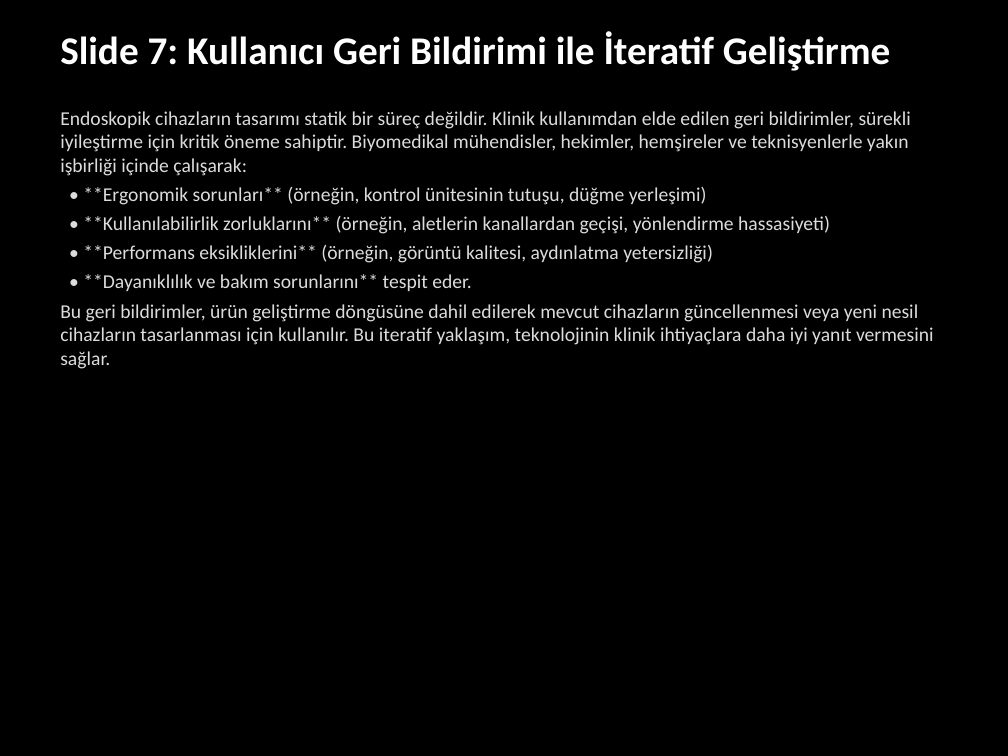
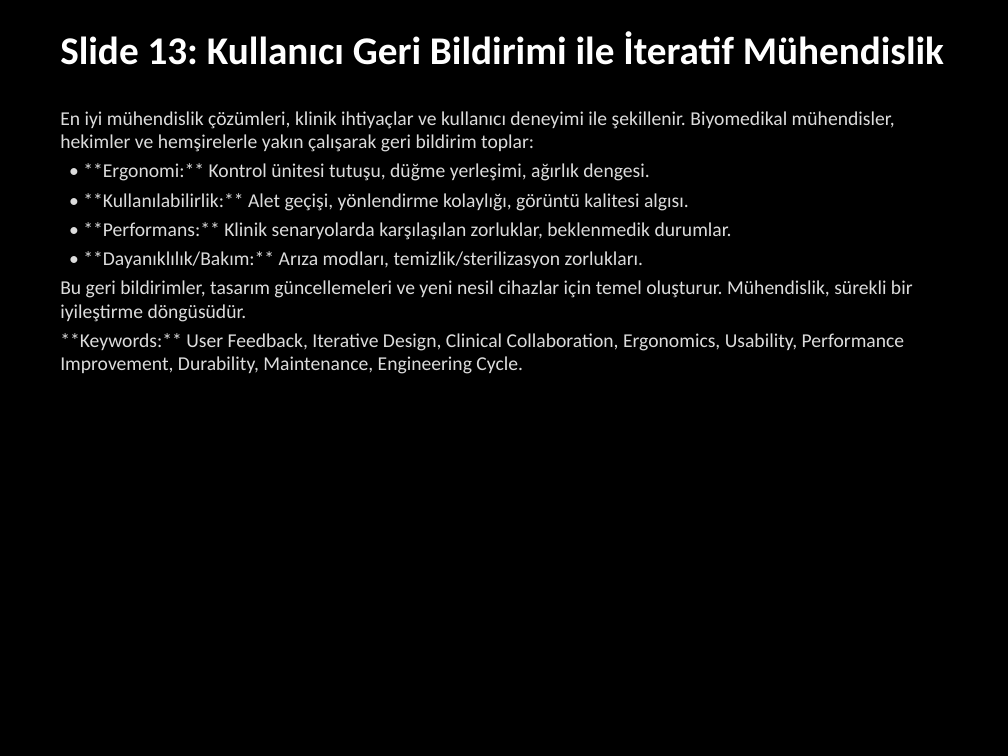
Before and after one commit to abdurrahimagca/tmp-midterm, a slide deck: slide 13 of bmg/biyomedikal_sunum.pptx (slide 7 before the commit). Drawn at 1008x756 pixels with LibreOffice and Linux fonts; fonts in the diff are those of the drawing. Boxes give left, top, right and bottom in pixels: in the first picture for what was removed or moved away, otherwise in the second. Text is boxed around its words. In the diff, an @@ line names an element or a change of style, - is before the commit and + after.

```diff
--- a/bmg/biyomedikal_sunum.pptx
+++ b/bmg/biyomedikal_sunum.pptx
@@ text at bbox=[60, 31, 944, 65]: text changed @@
-Slide 7: Kullanıcı Geri Bildirimi ile İteratif Geliştirme
+Slide 13: Kullanıcı Geri Bildirimi ile İteratif Mühendislik
@@ text at bbox=[60, 111, 913, 374]: text changed @@
-Endoskopik cihazların tasarımı statik bir süreç değildir. Klinik kullanımdan elde edilen geri bildirimler, sürekli iyileştirme için kritik öneme sahiptir. Biyomedikal mühendisler, hekimler, hemşireler ve teknisyenlerle yakın işbirliği içinde çalışarak:
-• **Ergonomik sorunları** (örneğin, kontrol ünitesinin tutuşu, düğme yerleşimi)
-• **Kullanılabilirlik zorluklarını** (örneğin, aletlerin kanallardan geçişi, yönlendirme hassasiyeti)
-• **Performans eksikliklerini** (örneğin, görüntü kalitesi, aydınlatma yetersizliği)
-• **Dayanıklılık ve bakım sorunlarını** tespit eder.
-Bu geri bildirimler, ürün geliştirme döngüsüne dahil edilerek mevcut cihazların güncellenmesi veya yeni nesil cihazların tasarlanması için kullanılır. Bu iteratif yaklaşım, teknolojinin klinik ihtiyaçlara daha iyi yanıt vermesini sağlar.
+En iyi mühendislik çözümleri, klinik ihtiyaçlar ve kullanıcı deneyimi ile şekillenir. Biyomedikal mühendisler, hekimler ve hemşirelerle yakın çalışarak geri bildirim toplar:
+• **Ergonomi:** Kontrol ünitesi tutuşu, düğme yerleşimi, ağırlık dengesi.
+• **Kullanılabilirlik:** Alet geçişi, yönlendirme kolaylığı, görüntü kalitesi algısı.
+• **Performans:** Klinik senaryolarda karşılaşılan zorluklar, beklenmedik durumlar.
+• **Dayanıklılık/Bakım:** Arıza modları, temizlik/sterilizasyon zorlukları.
+Bu geri bildirimler, tasarım güncellemeleri ve yeni nesil cihazlar için temel oluşturur. Mühendislik, sürekli bir iyileştirme döngüsüdür.
+**Keywords:** User Feedback, Iterative Design, Clinical Collaboration, Ergonomics, Usability, Performance Improvement, Durability, Maintenance, Engineering Cycle.
```
Also in this commit, not shown: 8 other slides changed, 9 slides added, 1 slide removed, 3 other files.
